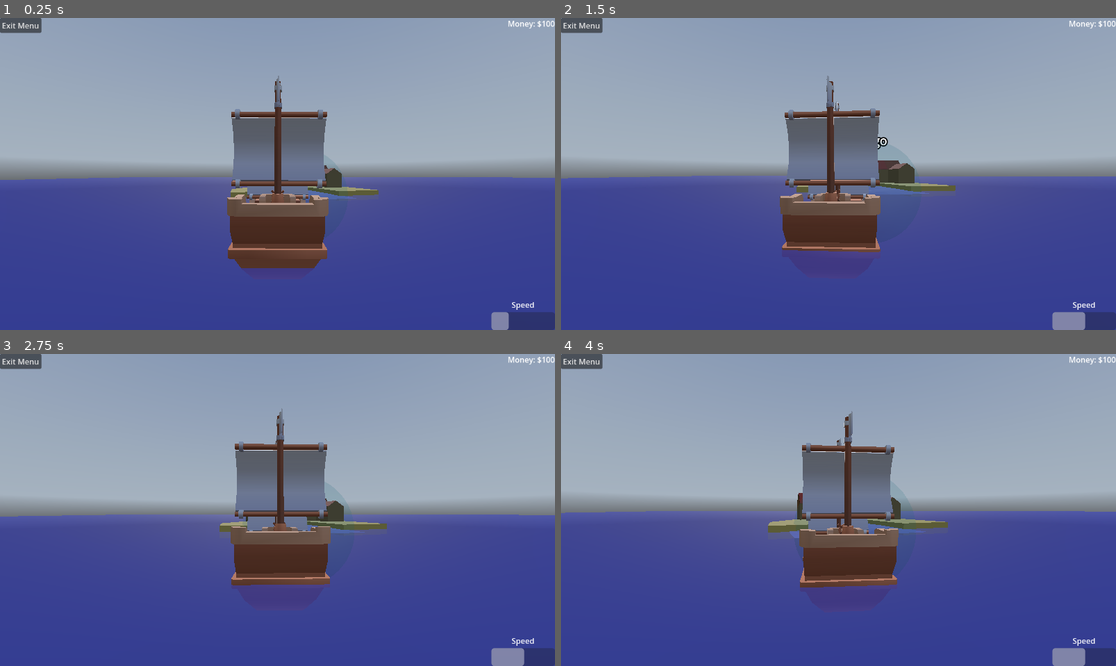
Above: before the commit, frames 1-4 (two rows, left to right).
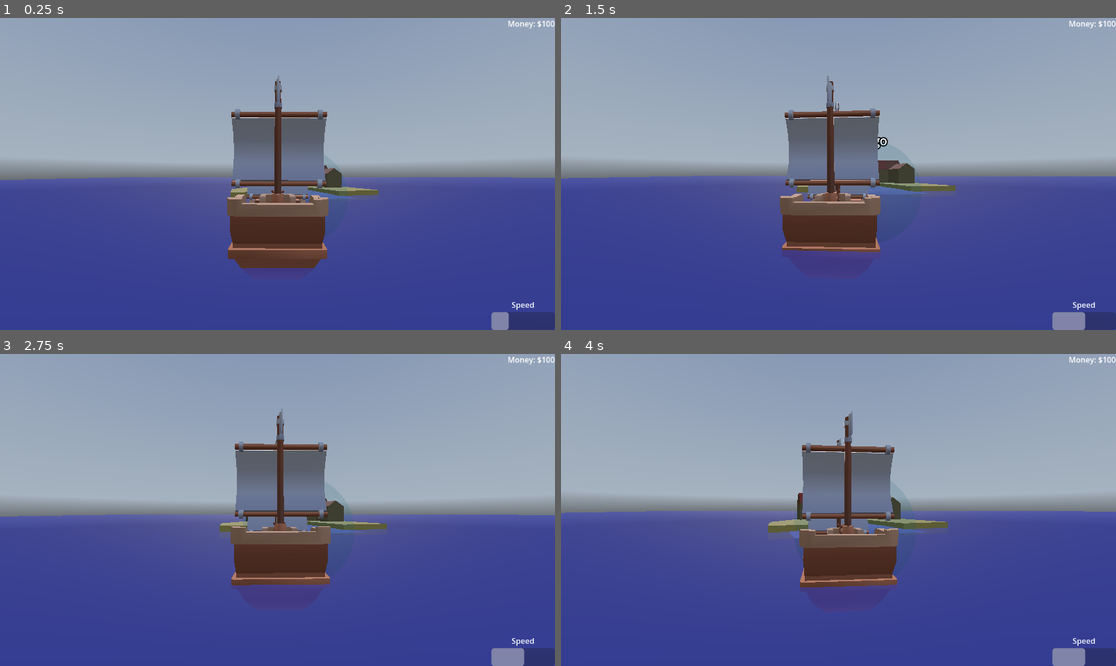
Above: after the commit, the same moments.

Repository: josephshell/UnnamedSailingGame
Game: Godot game, scene res://scenes/Main.tscn
Two runs of this game, one before a commit and one after it. Both use one fixed random seed, a clock stepped at 60 frames per second and the inputs below. A sky picture missing from this copy of the repository is replaced by a grey-blue gradient.
Inputs (mouse positions are in pixels of both pictures, inside the frame that each line leads up to):
- Up to frame 1 (0.25 s): no input
- Up to frame 2 (1.5 s): move the mouse to (866, 174) at 0.52 s; hold E (interact) 0.53-1.28 s; hold W (move_forward) from 0.53 s (still down); tap Space (jump) at 0.77 s; move the mouse to (810, 174) at 1.27 s; tap E (interact) at 1.35 s
- Up to frame 3 (2.75 s): keep holding W (move_forward); tap Space (jump) at 1.52 s; move the mouse to (288, 503) at 2.02 s; hold E (interact) from 2.03 s (still down)
- Up to frame 4 (4 s): keep holding W (move_forward); move the mouse to (832, 516) at 2.77 s; release E (interact) at 2.78 s; tap E (interact) at 2.85 s; tap Space (jump) at 3.02, 3.77 s; move the mouse to (877, 513) at 3.52 s; hold E (interact) from 3.53 s (still down)

The runs differ from the first frame. In frame 1, 0.4% of the frame differs, in the area x 0-8%, y 0-5%; in frame 2, 0.4%; in frame 3, 0.4%; in frame 4, 0.4%.

Commit message:
Fixed exit button not disappearing leaving shop menu

Diff:
--- a/scenes/trade/shop_ui.gd
+++ b/scenes/trade/shop_ui.gd
@@ -12,6 +12,7 @@
 @onready var money: Label = %Money
 
 @onready var rumors_button: Button = %RumorsButton
+@onready var exit_menu_button = %ExitMenuButton
 
 @onready var primary_shop_window = %PrimaryShopWindow
 @onready var tutorial_popup = %TutorialPopup
@@ -36,6 +37,7 @@
 
 func toggle_primary_shop_window(make_visible: bool):
 	primary_shop_window.visible = make_visible
+	exit_menu_button.visible = make_visible
 
 func toggle_tutorial_popup(make_visible: bool):
 	tutorial_popup.visible = make_visible
